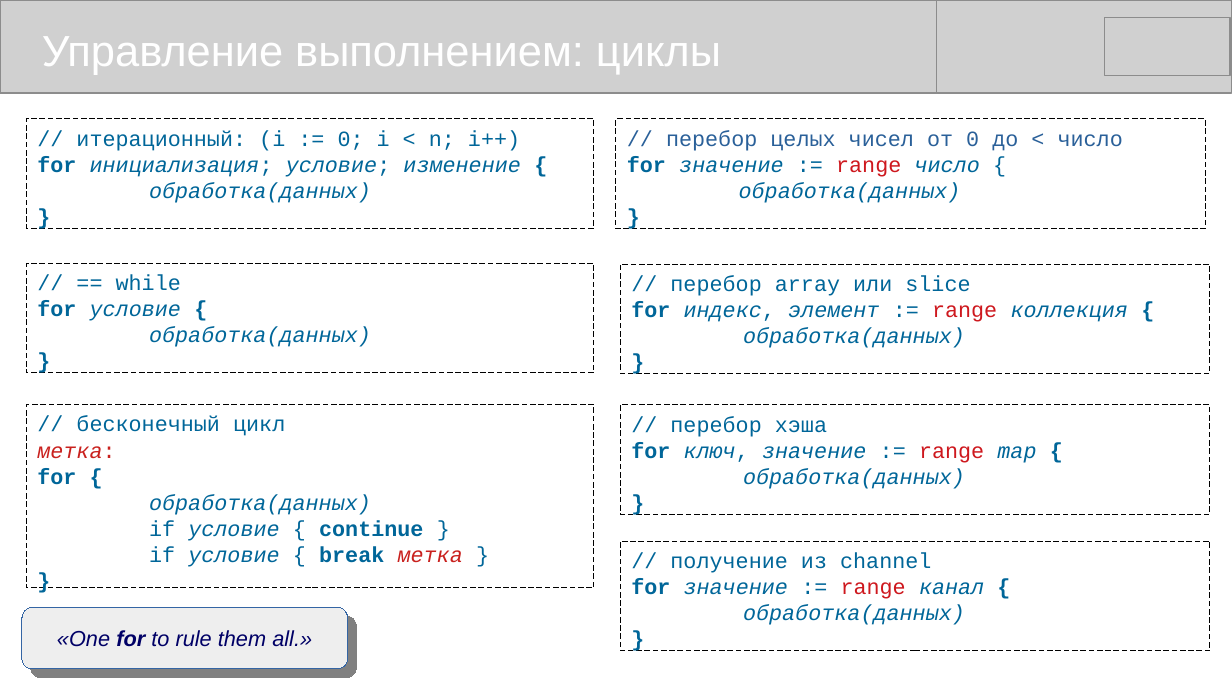
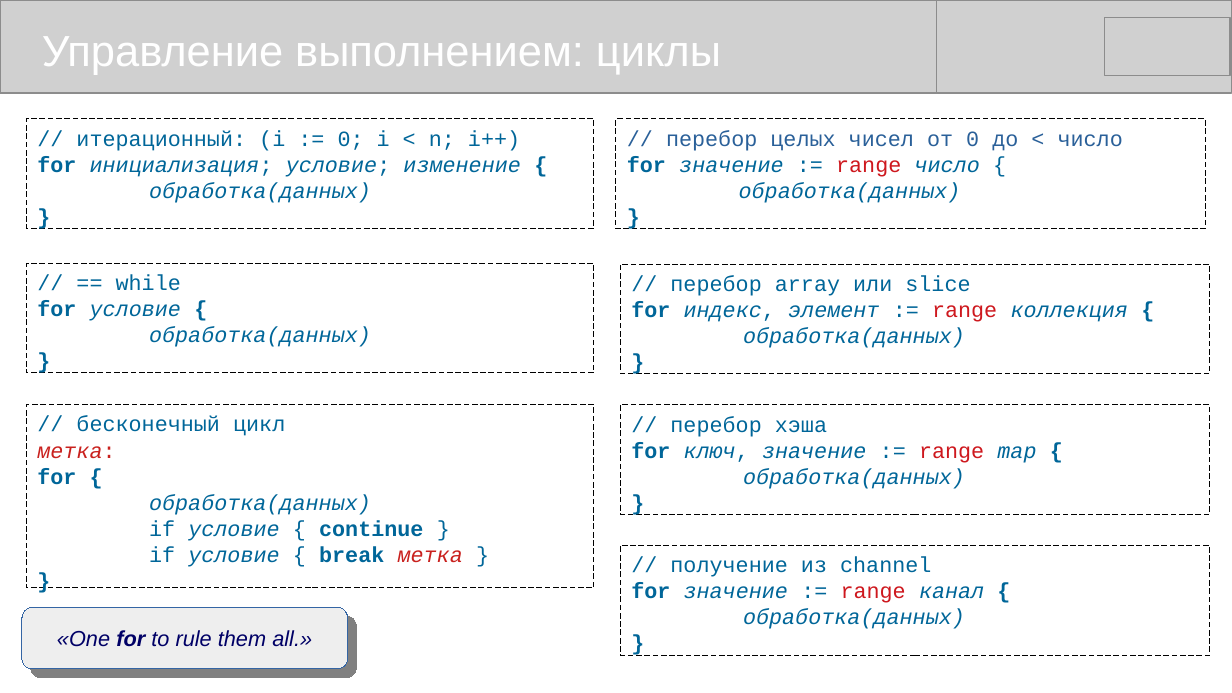
Before and after one commit to mike-shock/Go_language, a slide deck: slide 13 of Go_Preview.odp. Drawn at 1232x693 pixels with LibreOffice and Linux fonts; fonts in the diff are those of the drawing; grey boxes stand for pictures. Boxes give left, top, right and bottom in pixels: in the first picture for what was removed or moved away, otherwise in the second. Text is boxed around its words. In the diff, an @@ line names an element or a change of style, - is before the commit and + after.

```diff
--- a/Go_Preview.odp
+++ b/Go_Preview.odp
@@ rectangle "// получение из channel": place and size @@
-rectangle "// получение из channel" at [620, 541, 1211, 651]
+rectangle "// получение из channel" at [620, 546, 1211, 655]
```
Also in this commit, not shown: 4 other slides changed, 1 other file.
